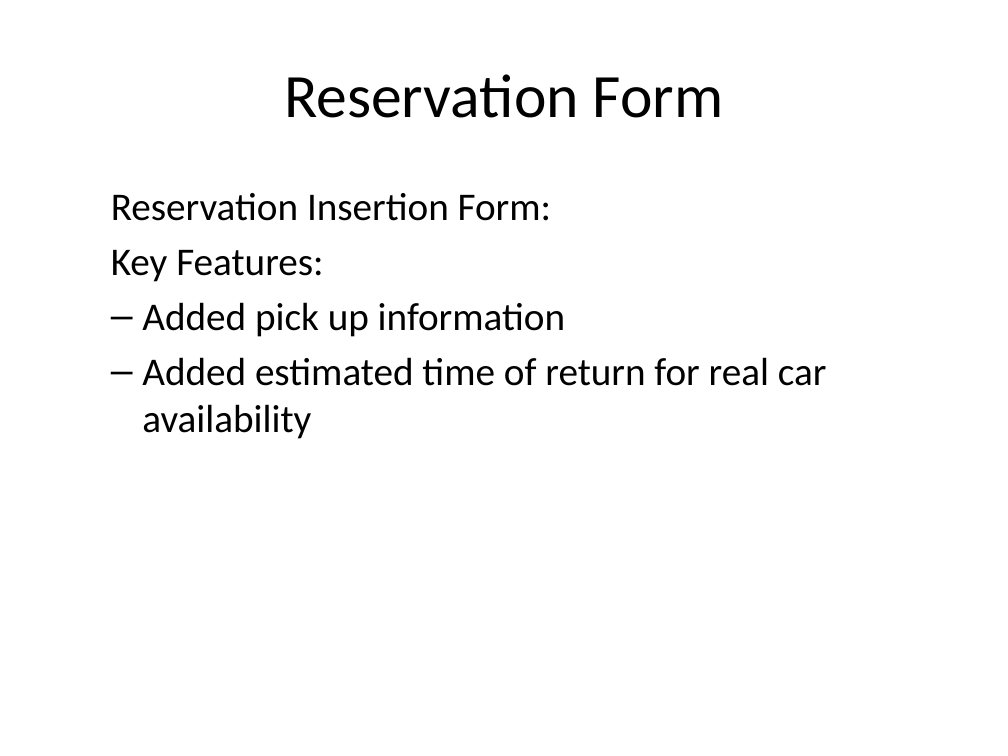
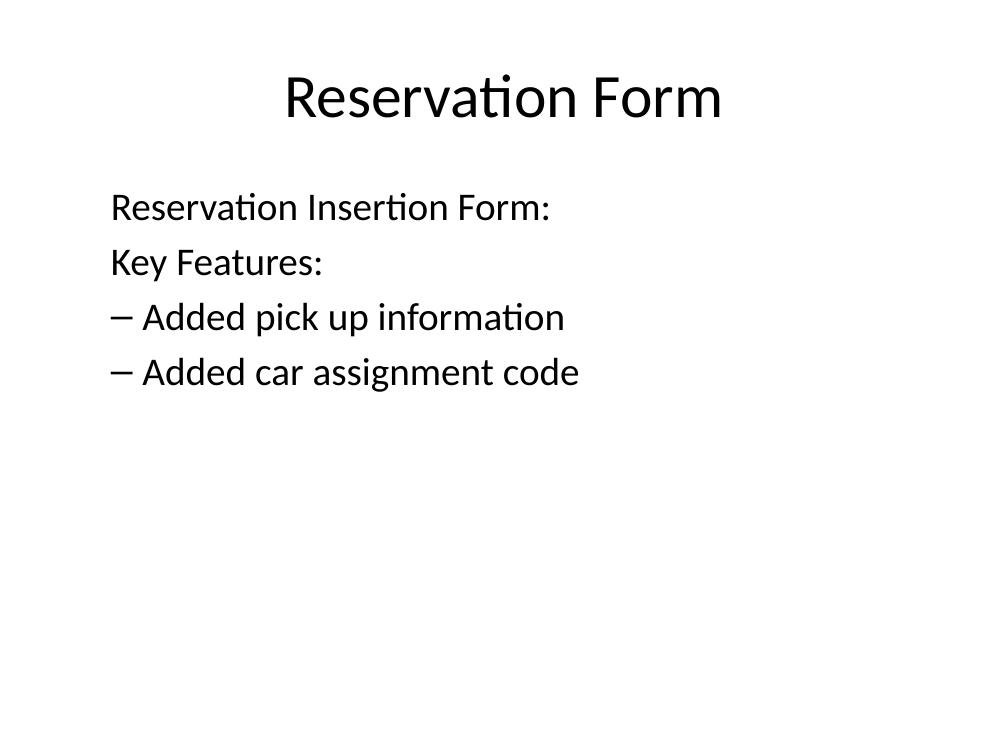
Before and after one commit to telepresencebot2/Transportation-For-Visually-Impaired, a slide deck: slide 8 of Cycle2DOC/CycleTwoPresentation.pptx. Drawn at 1008x756 pixels with LibreOffice and Linux fonts; fonts in the diff are those of the drawing; background and template pictures are left out. Boxes give left, top, right and bottom in pixels: in the first picture for what was removed or moved away, otherwise in the second. Text is boxed around its words. In the diff, an @@ line names an element or a change of style, - is before the commit and + after.

```diff
--- a/Cycle2DOC/CycleTwoPresentation.pptx
+++ b/Cycle2DOC/CycleTwoPresentation.pptx
@@ text at [142, 357, 580, 392]: text changed @@
-  – Added estimated time of return for real car availability
+  – Added car assignment code
```
Also in this commit, not shown: 2 other slides changed, 1 slide added, 6 other files.
